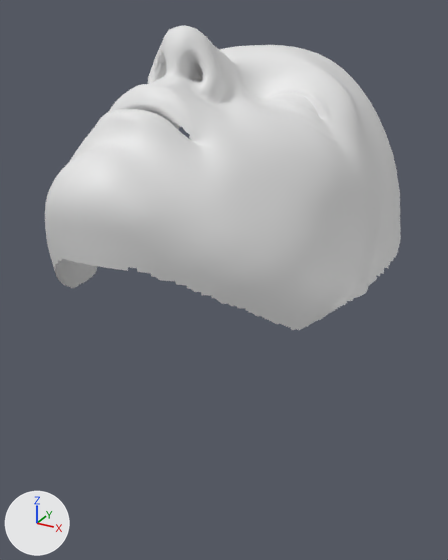
The glTF model public-models/brooke-photo-head-neck.glb as it was, and as the next commit left it.
Before and after are seen from a 50 mm lens placed at (-600.084, -724.383, 0.819), pointed at (-600.961, -722.788, 0.022). Lighting does not change. The marker at lower left points along +X, +Y and +Z. The picture after the commit comes second.

Objects in the first picture: 'Brooke photo-derived face — preserved, no blob'.
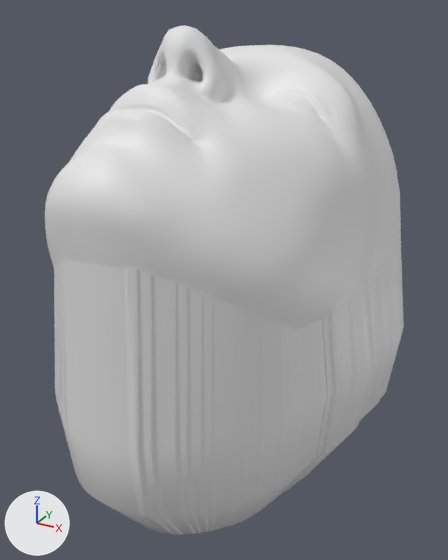
Commit message: Publish photo-reconstructed Brooke head and neck [skip ci]

Where the newer file only moved an object's origin or applied its transform, the numbers keep the older frame.

Location of each change, [x1, y1, x2, y2] in pixels of the pictures (448 x 560 px):
'Brooke photo-derived face — preserved, no blob', reshaped (67% taller)
    before: [45, 25, 401, 330]
    after: [45, 25, 404, 535]
part 1 of me_photo_reconstructed_facial_geometry, added
    after: [54, 212, 404, 535]

What changed in the scene script:
```text
Change me_photo_reconstructed_facial_geometry:
    used by ob_brooke_photo_derived_face___preserved__no_blob; location = (0.0, 0.0, 0.0)
    remove me_photo_reconstructed_facial_geometry.from_pydata(...)  # 38365 vertices, 76073 faces; spans x -601.492..-600.492, y -723.384..-722.26, z 0.0..0.776
    add me_photo_reconstructed_facial_geometry.from_pydata(...)  # 40681 vertices, 81358 faces; spans x -601.532..-600.452, y -723.416..-722.215, z -0.776..0.776
    me_photo_reconstructed_facial_geometry part 1: 2316 vertices added at x -601.532..-600.452, y -723.416..-722.215, z -0.776..-0.194
```
